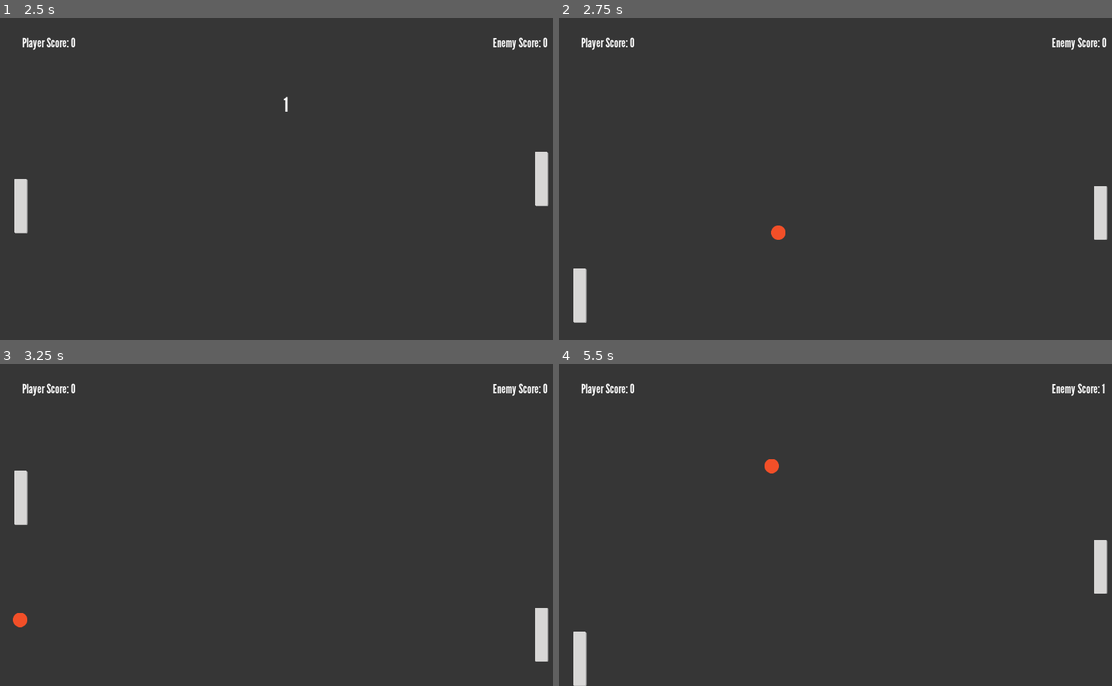
Above: before the commit, frames 1-4 (two rows, left to right).
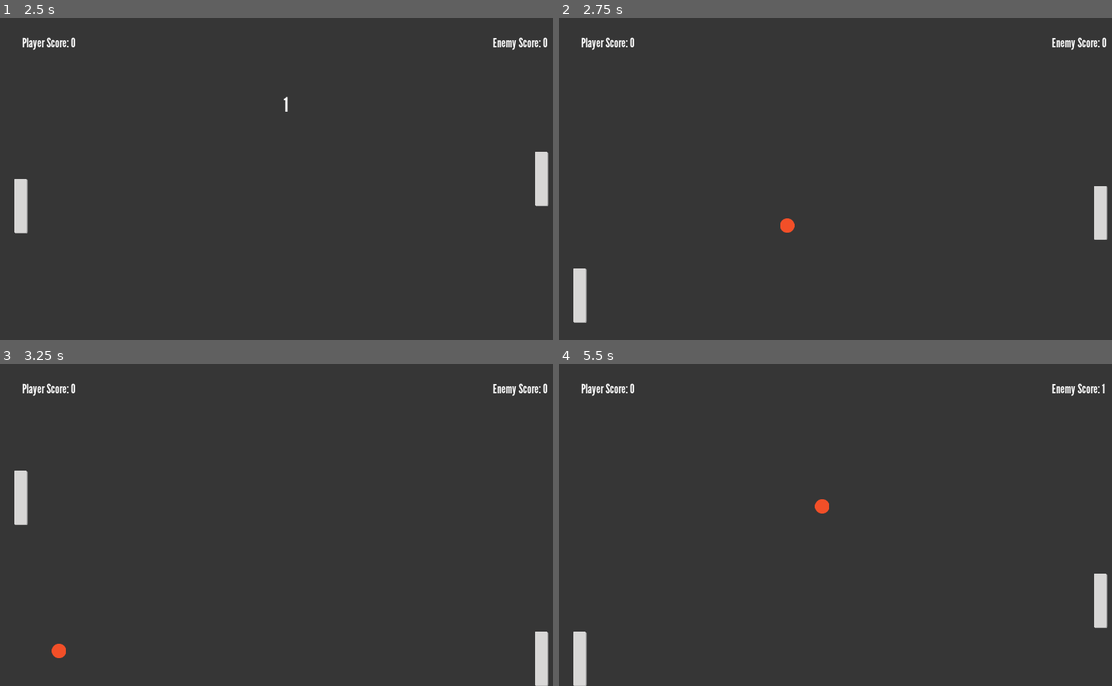
Above: after the commit, the same moments.

Repository: BishopToB4/pong
Game: Godot game, scene res://src/Main.tscn
The game is run twice, just before and just after one commit, with the same random seed, the same clock (stepped at 60 frames per second) and the same inputs.
Inputs:
- Up to frame 1 (2.5 s): click "Start!" at 0.5 s; tap Enter at 1.25 s; hold Up (up) 1.28-2.03 s; tap Space at 2 s; hold Down (down) from 2.03 s (still down)
- Up to frame 2 (2.75 s): keep holding Down (down)
- Up to frame 3 (3.25 s): release Down (down) at 2.78 s; hold Up (up) from 2.78 s (still down)
- Up to frame 4 (5.5 s): tap Enter at 4.25 s; release Up (up) at 4.28 s; hold Down (down) from 4.28 s (still down)

Frame 1 is identical in both runs. In frame 2, 0.2% of the frame differs, in the area x 38-43%, y 62-69%; in frame 3, 0.6%; in frame 4, 0.7%, in the area x 37-100%, y 29-82%.

Commit message:
Added dynamic y velocity

Diff:
--- a/project/src/Ball.gd
+++ b/project/src/Ball.gd
@@ -1,12 +1,13 @@
 extends KinematicBody2D
 
 var velocity = Vector2.ZERO
-var speed = 900
+var speed = 1000
 var can_hit = true
 
 func _ready():
 	velocity.x = [-1, 1][randi() % 2]
 	velocity.y = [-0.8,0.8][randi() % 2 ]
+	velocity = velocity.normalized()
 
 func _physics_process(delta):
 	var collision_object = move_and_collide(velocity * speed * delta)
@@ -16,7 +17,10 @@
 			collision_layer = 2
 			collision_mask = 2
 			$PaddleCollisionTimer.start()
-			velocity = velocity.bounce(collision_object.normal)
+			#velocity = velocity.bounce(collision_object.normal)
+			velocity.y = collision_object.collider.global_position.direction_to(global_position).y
+			velocity.x = -velocity.x
+			velocity = velocity.normalized()
 			$BounceNoise.play()
 		elif collision_object.collider.is_in_group('PaddleGroup') and can_hit == false:
 			pass
